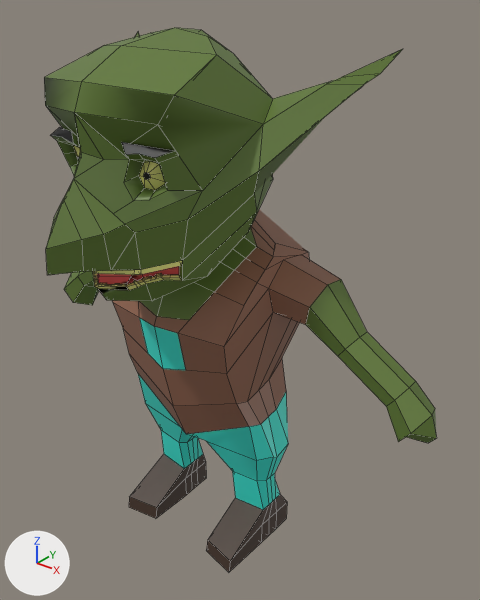
Two versions of the FBX model Assets/Prefabs/CreatedAssets/TowerBases/goblinGrunt.fbx, one commit apart.
Camera for both pictures: a 50 mm lens placed at (1.555, -1.705, 2.183), pointed at (0.174, 0.022, 1.113). Arrows for +X, +Y and +Z are at lower left; the lights stay in place. Mesh edges are drawn as thin lines. Where no turn or scale is listed for an object, it has been applied to the vertices. Vertices at the same position are counted once.
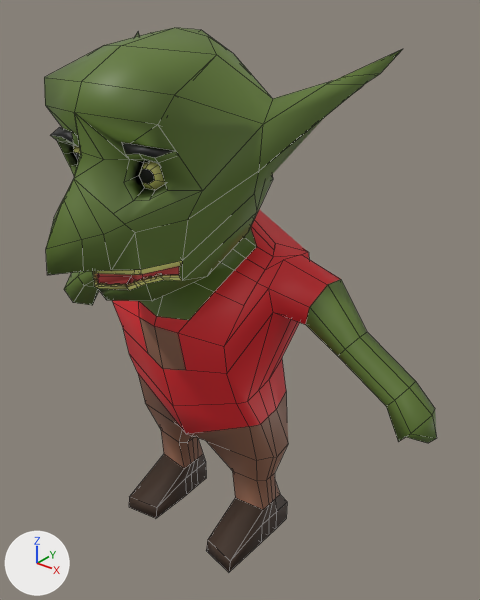
Where the newer file only moved an object's origin or applied its transform, the numbers keep the older frame.

Diff of the bpy script that builds the scene:
```diff
--- a/Assets/Prefabs/CreatedAssets/TowerBases/goblinGrunt.fbx.py
+++ b/Assets/Prefabs/CreatedAssets/TowerBases/goblinGrunt.fbx.py
@@ mat_material_003 @@
 mat_material_003 = principled_material('Material.003')
-mat_material_003.base_color = (0.0417, 0.8, 0.668)  # cyan #3ae7d5
+mat_material_003.base_color = (0.8, 0.0183, 0.0269)  # red #e7252e
@@ me_cube_002 @@
 me_cube_002.from_pydata(...)  # 598 vertices, 570 faces; spans x -0.95..0.95, y -0.66..0.31, z -0.01..2.04
 # used by ob_cube; location = (0.0, 0.0, 0.0)
-me_cube_002.vertices[207].co = (0.14, -0.39, 1.66)  # pixel (143, 176)
-me_cube_002.vertices[208].co = (0.14, -0.39, 1.65)  # pixel (144, 179)
-me_cube_002.vertices[209].co = (0.15, -0.39, 1.67)  # pixel (146, 172)
-me_cube_002.vertices[210].co = (0.14, -0.39, 1.67)  # pixel (144, 172)
-me_cube_002.vertices[211].co = (0.15, -0.38, 1.65)  # pixel (147, 179)
-me_cube_002.vertices[212].co = (0.16, -0.38, 1.66)  # pixel (150, 177)
-me_cube_002.vertices[213].co = (0.16, -0.38, 1.67)  # pixel (150, 175)
-me_cube_002.vertices[214].co = (0.16, -0.39, 1.67)  # pixel (148, 173)
-me_cube_002.vertices[485].co = (-0.14, -0.39, 1.66)
-me_cube_002.vertices[486].co = (-0.14, -0.39, 1.65)
-me_cube_002.vertices[487].co = (-0.15, -0.39, 1.67)  # pixel (78, 156)
-me_cube_002.vertices[488].co = (-0.14, -0.39, 1.67)
-me_cube_002.vertices[489].co = (-0.15, -0.38, 1.65)
-me_cube_002.vertices[490].co = (-0.16, -0.38, 1.66)  # pixel (78, 160)
-me_cube_002.vertices[491].co = (-0.16, -0.38, 1.67)  # pixel (77, 158)
-me_cube_002.vertices[492].co = (-0.16, -0.39, 1.67)  # pixel (76, 156)
+# me_cube_002 part 1
+me_cube_002.vertices[207].co = (0.13, -0.39, 1.66)  # pixel (139, 176)
+me_cube_002.vertices[208].co = (0.14, -0.39, 1.64)  # pixel (142, 183)
+me_cube_002.vertices[209].co = (0.15, -0.39, 1.68)  # pixel (145, 168)
+me_cube_002.vertices[210].co = (0.13, -0.39, 1.68)  # pixel (141, 169)
+me_cube_002.vertices[211].co = (0.15, -0.38, 1.64)  # pixel (148, 184)
+me_cube_002.vertices[212].co = (0.17, -0.37, 1.65)  # pixel (154, 180)
+me_cube_002.vertices[213].co = (0.18, -0.38, 1.67)  # pixel (153, 174)
+me_cube_002.vertices[214].co = (0.17, -0.39, 1.68)  # pixel (150, 170)
+me_cube_002.vertices[485].co = (-0.13, -0.39, 1.66)
+me_cube_002.vertices[486].co = (-0.14, -0.39, 1.64)
+me_cube_002.vertices[487].co = (-0.15, -0.39, 1.68)  # pixel (78, 153)
+me_cube_002.vertices[488].co = (-0.13, -0.39, 1.68)
+me_cube_002.vertices[489].co = (-0.15, -0.38, 1.64)
+me_cube_002.vertices[490].co = (-0.17, -0.37, 1.65)  # pixel (78, 161)
+me_cube_002.vertices[491].co = (-0.18, -0.38, 1.67)  # pixel (75, 156)
+me_cube_002.vertices[492].co = (-0.17, -0.39, 1.68)  # pixel (73, 152)
+# me_cube_002 part 2: 68 of the faces centred in x -0.41..0.41, y -0.23..0.24, z 0.66..1.36 switch from mat_material (picture img_goblincolor_png) to mat_material_003 (red #e7252e)
+# me_cube_002 part 3: all 62 faces that had it switch from mat_material_003 (cyan #3ae7d5) to mat_material (picture img_goblincolor_png)
```

Boxes (x1, y1, x2, y2) around the edits, measured in the pictures (480 x 600 px; the box of a moved part takes in the faces that stretch with it):
'Cube', recoloured, reshaped: (44, 28, 436, 572) in both
part 1 of me_cube_002, moved or reshaped: (73, 145, 165, 190) in both
part 2 of me_cube_002, recoloured (brown to red): (113, 210, 340, 434) in both
part 3 of me_cube_002, recoloured (cyan to brown): (138, 318, 288, 510) in both
